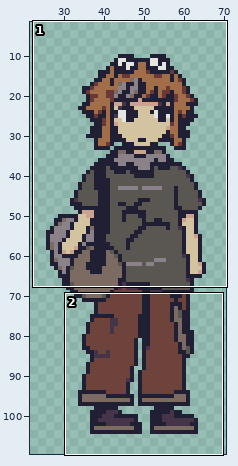
File history of a pixel-art file, assets/aseprite/character_sprite.aseprite. The first picture is a wide view before the edit; the outline marks the close-up.
Close-up. As it was:
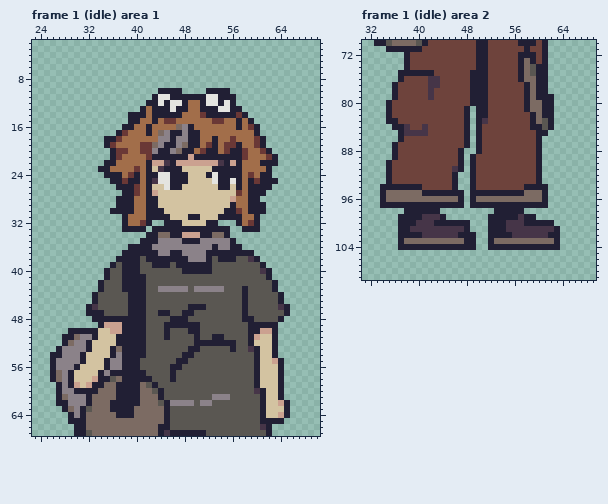
100x110 pixels, 5 frames. Shown: frame 1 (idle) area 1: x 23..70, y 2..67; frame 1 (idle) area 2: x 31..69, y 70..109. The wide view leaves out empty margins. The commit also changed other frames or places, which this record leaves out.
And afterwards:
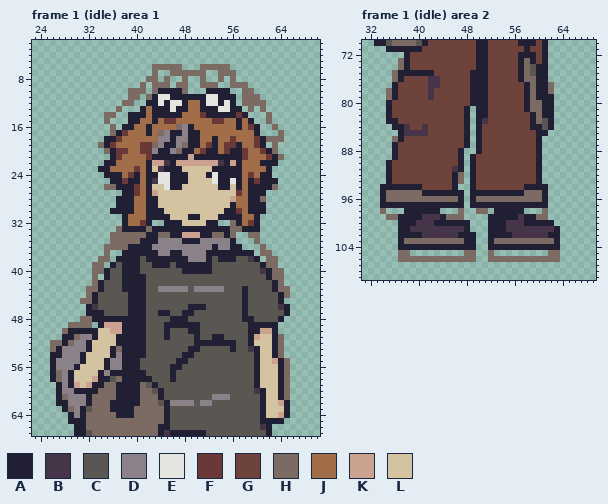
Palette (. is transparent): A #211f34  B #463548  C #5a5752  D #8b8289  E #e4e4e0  F #6a3836  G #6e433c  H #7c6b63  J #a26e4a  K #cba190  L #d3c3a1
Difference:
layer "sketch" now shown
--- frame 1 (idle) area 1, layer "sketch"
@@ x 23..70 @@
  5 ................................................
- 6 ................................................
- 7 ................................................
- 8 ................................................
- 9 ................................................
-10 .....................AAAA....AAAA...............
-11 ....................AEEAAAAAAEEAAA..............
-12 ...................AAEAEEAJJAEEAEA..............
-13 ..................AJAAAEAAJJAAAEEAA.............
-14 ................AAAJAAAAAJJJFAAAAAFA............
-15 ................AAJJAJFFJJJJJJFFJJAJA...........
-16 ...............AAJJAJJJJHDAJJJJJJJAJFA..........
-17 ..............AFJJJAJHDAADAAJJJJJJJJJA..........
-18 ............AAFJJJJJJDDADDAAJJAJJFJJJFA.........
-19 ............AFJJJJFFHDAADHAAJFAJFFAJJFA.........
-20 .............AFFJJFFDAADHAAJFAAJFAAFJJFA........
-21 .............AFJJJJFAAAAAAKAAAAAAAAFJJJFA.......
+ 6 ....................HHHHH...HHHHH...............
+ 7 ....................H..HHHHHH..HHH..............
+ 8 ...................HH.H..H..H..H.H..............
+ 9 ..................H.HHH.HH..HHH..HHH............
+10 ................HHH.HAAAAH...AAAA..HH...........
+11 ................HH.HAEEAAAAAAEEAAA.HHH..........
+12 ...............HH..AAEAEEAJJAEEAEA.HHHH.........
+13 ..............H...AJAAAEAAJJAAAEEAA.H.H.........
+14 ............HH..AAAJAAAAAJJJFAAAAAFA...H........
+15 ............H...AAJJAJFFJJJJJJFFJJAJA..H........
+16 .............H.AAJJAJJJJHDAJJJJJJJAJFA..H.......
+17 .............HAFJJJAJHDAADAAJJJJJJJJJA...H......
+18 ............AAFJJJJJJDDADDAAJJAJJFJJJFAHHH......
+19 ...........HAFJJJJFFHDAADHAAJFAJFFAJJFA.H.......
+20 ............HAFFJJFFDAADHAAJFAAJFAAFJJFAH.......
+21 .............AFJJJJFAAAAAAKAAAAAAAAFJJJFAH......
 22 ............AAJJJJJAKKBAKKKKKKKBAKAJJJAAA.......
@@ x 33..65 @@
 25 ...AAFAAJABEEAAALLLLEAAEAJAFAAA..
-26 ....AAAFJALLEAALLLLLLAALAJAAAA...
+26 ..HHAAAFJALLEAALLLLLLAALAJAAAAH..
 27 .....AAFJAKLLLLLLLLLLLLLFJAAA....
-28 ....AAAJJAALLLLLLLLLLLLKJJAA.....
+28 ....AAAJJAALLLLLLLLLLLLKJJAAH....
 29 ....AAAJJAALLLLLLLLLLLLAJJAAA....
@@ x 23..70 @@
 31 ...............AJJJAAAALLLAALLLAAAAJJA..........
-32 ...............AJJFA..AAALLLLAA...AJFA..........
-33 ...............AAAA.AAAAAAAAAAAAA..AAA..........
-34 ...................AAHHAAKKKAAHHA...............
-35 ..................AAADDDDAAADDDDDA..............
-36 ................AAAADDDDDDDDDDADDAA.............
-37 ...............AAAAAADDAADDDDAAAAAAAA...........
-38 ..............AAAACAAAAAAADDDACAAACCBA..........
-39 .............ACAAACCAAACAAAAAACCCCCCCCA.........
-40 ............ACCAAACCCCCCCAAAAACCCCCCCCBA........
-41 ............ACCAAAACCCCCCCCCCCCCCCCCCCCA........
-42 ...........ACCCAAAACCCCCCCCCCCCCCCCCCCCCA.......
-43 ...........ACCCAAAACCDDDDDCDDDDDCCCACCCCA.......
-44 ..........ACCCCCAAACCCCCCCCCCCCCCCCACCCCCA......
-45 ..........ACCCCCAAACCCCCCCCCCCCCCCCACCCCCA......
+32 ...............AJJFA..AAALLLLAA..HAJFA..........
+33 ..............HAAAAHAAAAAAAAAAAAAHHAAA..........
+34 .............HHHHHHAAHHAAKKKAAHHAH..HH..........
+35 .............HHHHHAAADDDDAAADDDDDA...H..........
+36 ............HHHHAAAADDDDDDDDDDADDAA...H.........
+37 ............H..AAAAAADDAADDDDAAAAAAAA.HH........
+38 ...........HH.AAAACAAAAAAADDDACAAACCBA.HH.......
+39 ..........HH.ACAAACCAAACAAAAAACCCCCCCCAHH.......
+40 ..........HHACCAAACCCCCCCAAAAACCCCCCCCBAHH......
+41 ..........H.ACCAAAACCCCCCCCCCCCCCCCCCCCAHH......
+42 ..........HACCCAAAACCCCCCCCCCCCCCCCCCCCCAH......
+43 .........HHACCCAAAACCDDDDDCDDDDDCCCACCCCAHH.....
+44 .........HACCCCCAAACCCCCCCCCCCCCCCCACCCCCAH.....
+45 ........HHACCCCCAAACCCCCCCCCCCCCCCCACCCCCA......
 46 .........ABCCCCCAAACCCCCCCAAACCCCCCACCCCCBA.....
 47 .........AAACCCCAAACCAACCAACCCCCCCCACCCCCCA.....
-48 ..........AAAAAAAAACCCCAAACCCCCCCCCAACCCCA......
-49 ...........AKKKAAAACCCAAAAAACCCCCCCCAAAAA.......
-50 ......AAAAALLKKAAAACCCACCCAACCCCCCCCAAKKA.......
-51 .....AAHDDALLLAAAAACCCACCCCACCAACCCCAKLLA.......
-52 .....AHDDALLLLAAAAACCCCCCCCAAAAAAACCALLLA.......
-53 ....ADDDDALLLAHAAAACCCCCCCAACCCCCACCBALLA.......
-54 ...AADDDALLLLADAAAACCCCCCAACCCCCCCCCCALLA.......
-55 ...ADDDDALLLADDAAACCCCCCAACCCCCCCCCCCALLKA......
-56 ...ADDDALLLLADDAAACCCCCAACCCCCCCCCCCCALLLA......
-57 ...AHDALLLLADAAAAAACCCCACCCCCCCCCCCCCALLLA......
-58 ...AHDALLLKAACHAAAAACCCACCCCCCCCCCCCCALLLA......
-59 ....ADAKLKAAHHAAAAHCACCCCCCCCCCCCCCCCALLLA......
-60 ....ADDAAAAHHHAAAAHHCACCCCCCCCCCCCCCCBALLA......
-61 ....AHDDDAHHHHAAAAHHHACCCCCCCCDDDCCCCCALLA......
+48 ........HHAAAAAAAAACCCCAAACCCCCCCCCAACCCCA......
+49 ......HHHH.AKKKAAAACCCAAAAAACCCCCCCCAAAAA.......
+50 .....HAAAAALLKKAAAACCCACCCAACCCCCCCCAAKKA.......
+51 .....AAHDDALLLAAAAACCCACCCCACCAACCCCAKLLAH......
+52 ...HHAHDDALLLLAAAAACCCCCCCCAAAAAAACCALLLAH......
+53 ...HADDDDALLLAHAAAACCCCCCCAACCCCCACCBALLAH......
+54 ...AADDDALLLLADAAAACCCCCCAACCCCCCCCCCALLAH......
+55 ...ADDDDALLLADDAAACCCCCCAACCCCCCCCCCCALLKAH.....
+56 ...ADDDALLLLADDAAACCCCCAACCCCCCCCCCCCALLLAH.....
+57 ...AHDALLLLADAAAAAACCCCACCCCCCCCCCCCCALLLAH.....
+58 ...AHDALLLKAACHAAAAACCCACCCCCCCCCCCCCALLLAH.....
+59 ....ADAKLKAAHHAAAAHCACCCCCCCCCCCCCCCCALLLAH.....
+60 ....ADDAAAAHHHAAAAHHCACCCCCCCCCCCCCCCBALLAH.....
+61 ....AHDDDAHHHHAAAAHHHACCCCCCCCDDDCCCCCALLAH.....
 62 ....AADDDAHHHAAAAAHHHCADDDDCDDCCCCCCCCALLKA.....
--- frame 1 (idle) area 2, layer "sketch"
@@ x 31..69 @@
  72 .......AGGGGGGGGGGGAAGGGGGAAAGA........
- 73 .......AGGGGGGGGGGGAAGGGGGAHAGA........
- 74 .......AGGGGGGGGGGGAAGGGGGAHCAA........
- 75 ......AAAAAAGGGGGGAAAGGGGGAHCAA........
- 76 ......AGGGGBBGGGGGAAAGGGGGAHHAA........
- 77 .....AGGGGGBBGGGGGAAAGGGGGGAHAA........
- 78 .....AGGGGGBGGGGGGAAAGGGGGGAHAA........
- 79 .....AGGGGGBGGGGGGAAAGGGGGGAHAAA.......
+ 73 ......HAGGGGGGGGGGGAAGGGGGAHAGA........
+ 74 ......HAGGGGGGGGGGGAAGGGGGAHCAA........
+ 75 .....HAAAAAAGGGGGGAAAGGGGGAHCAA........
+ 76 .....HAGGGGBBGGGGGAAAGGGGGAHHAA........
+ 77 .....AGGGGGBBGGGGGAAAGGGGGGAHAAH.......
+ 78 ....HAGGGGGBGGGGGGAAAGGGGGGAHAAH.......
+ 79 ....HAGGGGGBGGGGGGAAAGGGGGGAHAAA.......
  80 ....AGGGGGGGGGGGGGAAAGGGGGGAHHAA.......
@@ x 34..38 @@
  85 ...AB
- 86 ...AG
+ 86 ..HAG
  87 ..AGG
@@ x 45..49 @@
  91 GBA.A
- 92 GA..A
- 93 GA..A
+ 92 GAH.A
+ 93 GAH.A
  94 GA..A
@@ x 31..69 @@
  97 ...AAAAAAAAAAAAAA.AAAAAAAAAAAAA........
- 98 .......AAAAAA.........AAAAA............
- 99 ......AAAABBBA.......AAAAABAA..........
+ 98 ...H...AAAAAA...H..HH.AAAAA...H........
+ 99 ....HHAAAABBBAHHH....AAAAABAAHH........
 100 ......AAABBBAAAAAA...AAABBBAAAAA.......
@@ x 31..69 @@
 104 ......AAAAAAAAAAAAA..AAAAAAAAAAAA......
-105 .......................................
-106 .......................................
+105 ......HH.........HH..H.........HH......
+106 ......HHHHHHHHHHHHH..HHHHHHHHHHHH......
 107 .......................................
